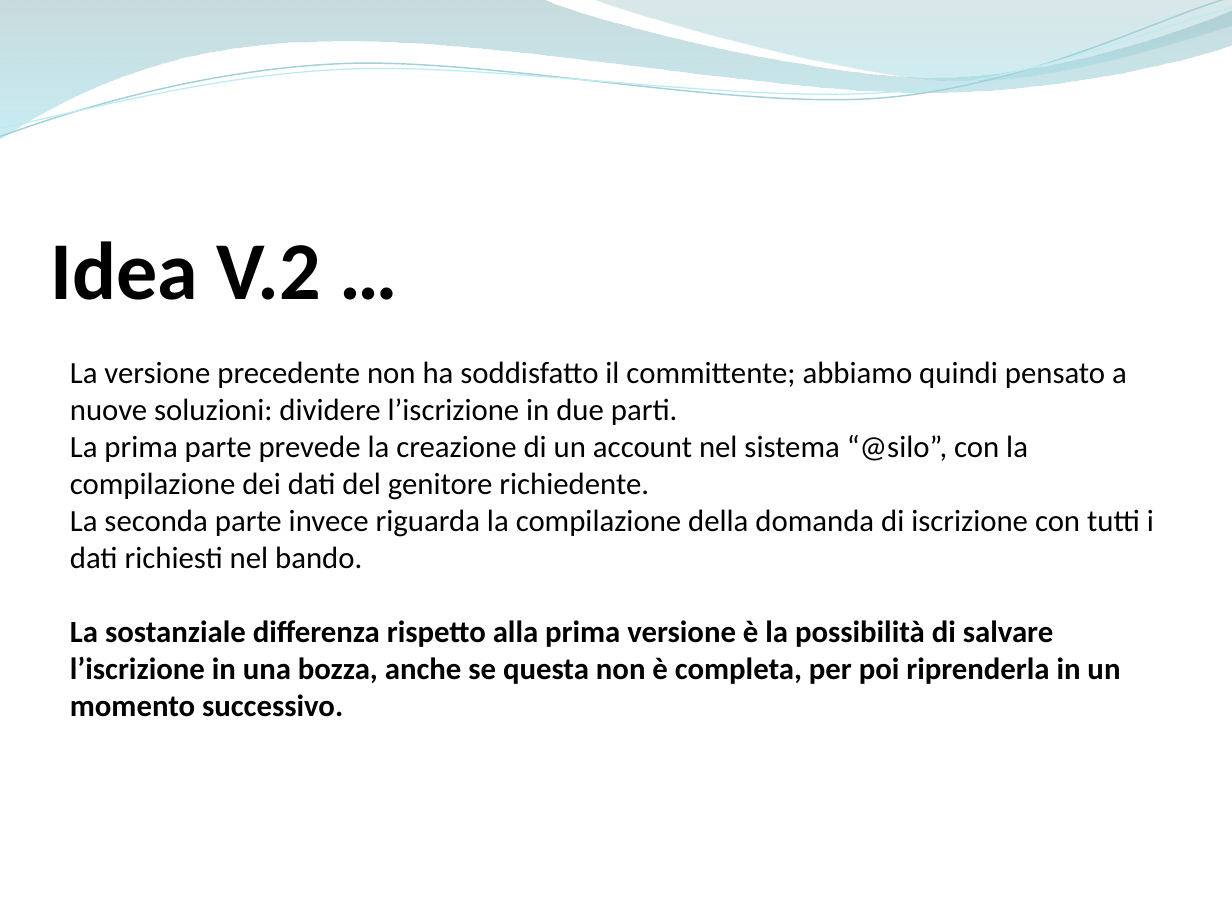
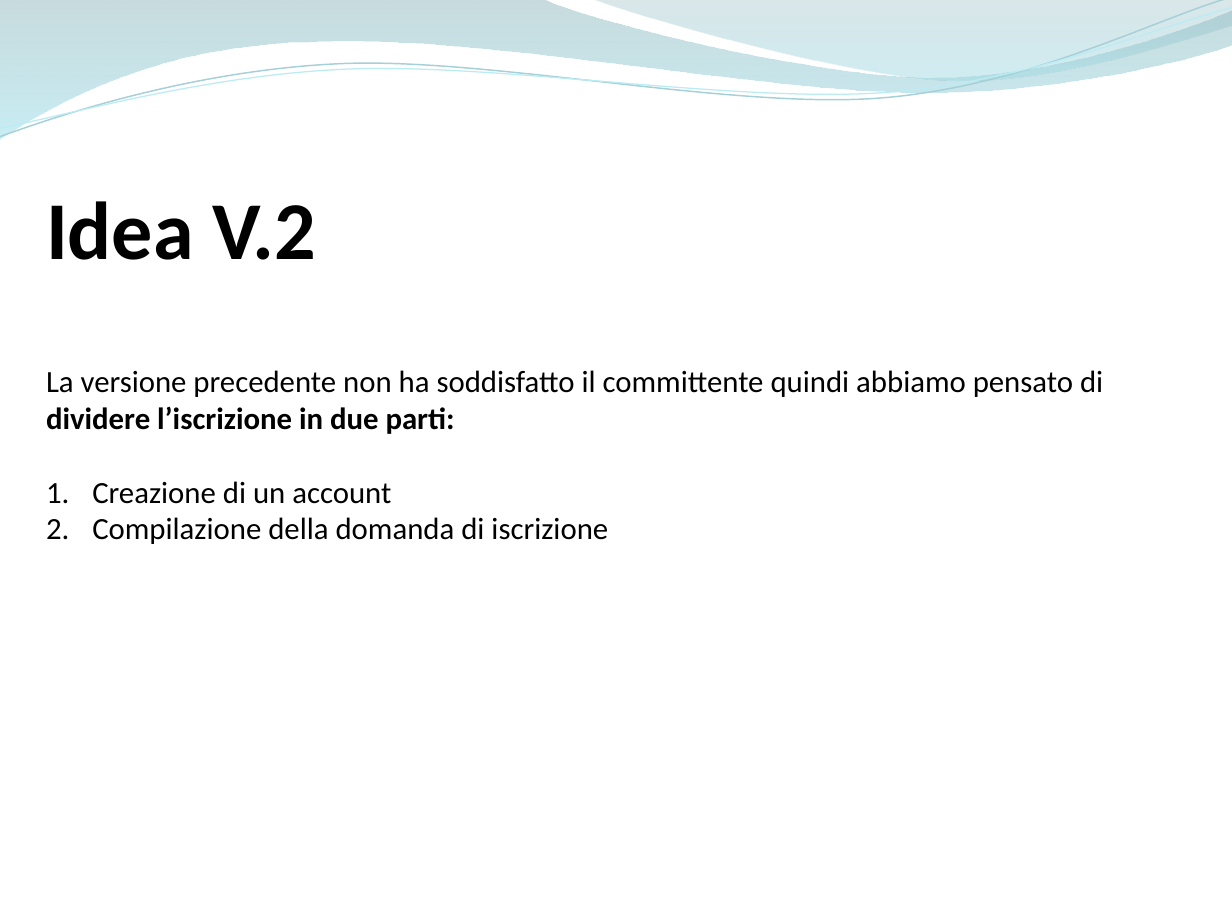
Before and after one commit to ammirate/at-silo, a slide deck: slide 8 of Presentazione/Atsilo1/[BOZZA] Atsilo_A_PresentazioneFinale copia.pptx. Drawn at 1232x924 pixels with LibreOffice and Linux fonts; fonts in the diff are those of the drawing. Boxes give left, top, right and bottom in pixels: in the first picture for what was removed or moved away, otherwise in the second. Text is boxed around its words. In the diff, an @@ line names an element or a change of style, - is before the commit and + after.

Commit message:
[WR A] Presentazione completa modificata: parti approvate BARBA e MICCO

```diff
--- a/Presentazione/Atsilo1/[BOZZA] Atsilo_A_PresentazioneFinale copia.pptx
+++ b/Presentazione/Atsilo1/[BOZZA] Atsilo_A_PresentazioneFinale copia.pptx
@@ text at box(46, 201, 316, 260): text changed @@
-Idea V.2 …
+Idea V.2
@@ text at box(46, 370, 1103, 544): text changed @@
-La versione precedente non ha soddisfatto il committente; abbiamo quindi pensato a nuove soluzioni: dividere l’iscrizione in due parti.
-La prima parte prevede la creazione di un account nel sistema “@silo”, con la compilazione dei dati del genitore richiedente.
-La seconda parte invece riguarda la compilazione della domanda di iscrizione con tutti i dati richiesti nel bando.
-La sostanziale differenza rispetto alla prima versione è la possibilità di salvare l’iscrizione in una bozza, anche se questa non è completa, per poi riprenderla in un momento successivo.
+La versione precedente non ha soddisfatto il committente quindi abbiamo pensato di dividere l’iscrizione in due parti:
+1. Creazione di un account
+2. Compilazione della domanda di iscrizione
```
Also in this commit, not shown: 7 other slides changed, 1 slide added, 1 slide removed, 2 other files.
